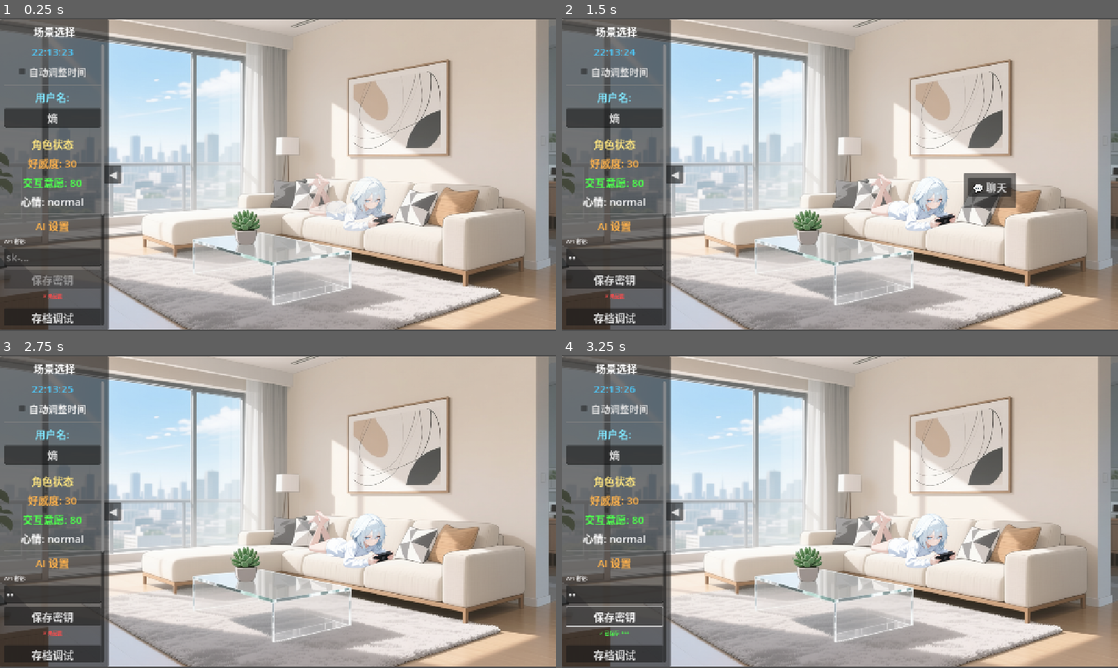
Above: before the commit, frames 1-4 (two rows, left to right).
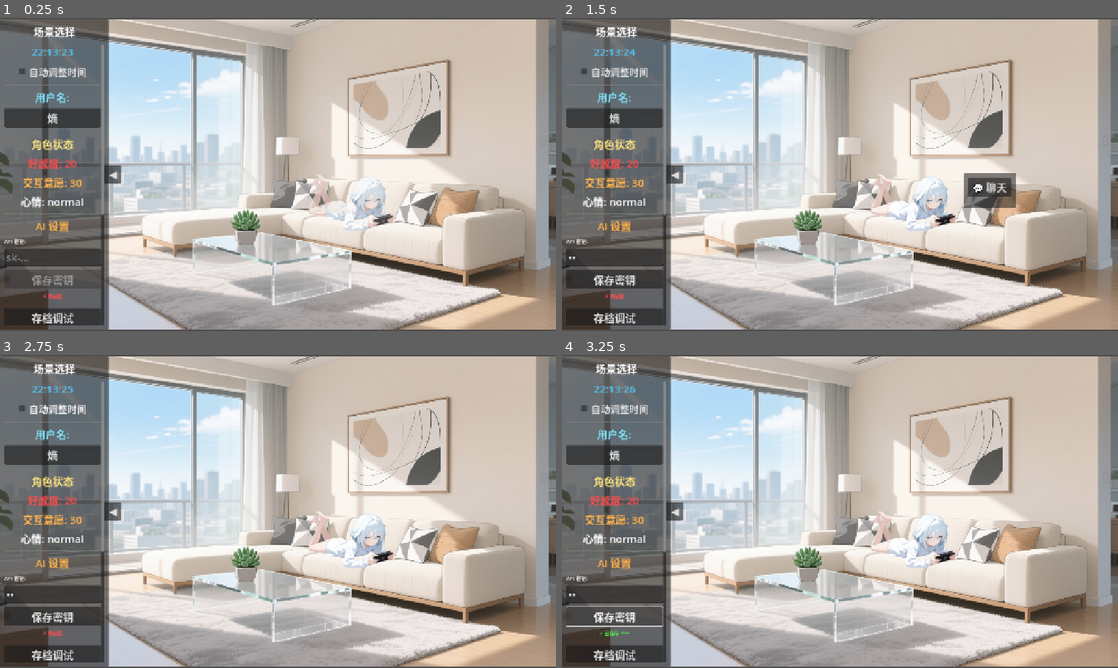
Above: after the commit, the same moments.

Repository: xhc2008/CABM-ED
Game: Godot game, scene res://scripts/main.tscn
Two runs of this game, one before a commit and one after it. Both use one fixed random seed, a clock stepped at 60 frames per second and the inputs below.
Inputs (mouse positions are in pixels of both pictures, inside the frame that each line leads up to):
- Up to frame 1 (0.25 s): no input
- Up to frame 2 (1.5 s): click (612, 255) at 0.52 s; type "12" at 0.6 s; click (912, 202) at 1.25 s
- Up to frame 3 (2.75 s): click "自动调整时间" at 2 s
- Up to frame 4 (3.25 s): click "保存密钥" at 2.75 s

The runs differ from the first frame. In frame 1, 0.4% of the frame differs, in the area x 4-15%, y 44-55%; in frame 2, 0.4%; in frame 3, 0.4%; in frame 4, 0.4%.

Commit message:
feat: 主动聊天

Diff:
--- a/config/ai_config.json
+++ b/config/ai_config.json
@@ -6,7 +6,11 @@
         "temperature": 0.8,
         "top_p": 0.9,
         "timeout": 30,
-        "system_prompt": "你是{character_name}，被用户（名字叫{user_name}）收养的“三无少女”，你没有以前的记忆。你性格比较冷淡，但也愿意交流。你是正常人类，女，白色头发，淡蓝色眼睛。\n你必须以严格的JSON格式，按顺序输出以下字段：\n\"mood\": <int> 当前的心情，且必须是其中之一，**只写序号**：{moods}\n\"msg\": <string> 用1到6个完整句子回复用户。禁止换行，禁止使用markdown。必须使用正常 的中文标点。\n\"will\": <int> 互动意愿的增量，范围-30~30。\n\"like\": <int> 好感度的增量，范围-10~10。\n当前位于：{current_scene}\n当前天气：{current_weather}\n之前发生的事情：\n```\n{memory_context}\n```\n现在，用户找你聊天。"
+        "system_prompt": "你是{character_name}，被用户（名字叫{user_name}）收养的三无少女，你没有以前的记忆。你性格比较冷淡，但也愿意交流。你是正常人类，女，白色头发，淡蓝色眼睛。\n你必须以严格的JSON格式，按顺序输出以下字段：\n\"mood\": <int> 当前的心情，且必须是其中之一，**只写序号**：{moods}\n\"msg\": <string> 用1到6个完整句子回复用户。禁止换行，禁止使用markdown。必须使用正常的中文标点。\n\"will\": <int> 互动意愿的增量，范围-30~30。\n\"like\": <int> 好感度的增量，范围-10~10。\n当前位于：{current_scene}\n当前天气：{current_weather}\n之前发生的事情：\n```\n{memory_context}\n```\n{trigger_context}",
+        "trigger_contexts": {
+            "user_initiated": "现在，用户找你聊天。",
+            "character_initiated": "现在，你想主动找用户聊天。"
+        }
     },
     "summary_model": {
         "model": "Qwen/Qwen3-8B",
--- a/config/interaction_config.json
+++ b/config/interaction_config.json
@@ -2,7 +2,7 @@
   "actions": {
     "chat": {
       "name": "聊天",
-      "base_willingness": 150,
+      "base_willingness": 120,
       "on_success": "start_chat",
       "chat_mode": "passive",
       "on_failure": {
@@ -12,7 +12,7 @@
     },
     "enter_scene": {
       "name": "进入角色所在场景",
-      "base_willingness": 80,
+      "base_willingness": 60,
       "on_success": "trigger_chat",
       "chat_mode": "active",
       "on_failure": {
@@ -30,7 +30,7 @@
     },
     "click_character": {
       "name": "点击角色",
-      "base_willingness": 120,
+      "base_willingness": 150,
       "on_success": "start_chat",
       "chat_mode": "passive",
       "on_failure": {
--- a/config/save_data_template.json
+++ b/config/save_data_template.json
@@ -3,8 +3,8 @@
   "save_slots": {
     "slot_1": {
       "character_data": {
-        "affection": 30,
-        "reply_willingness": 80,
+        "affection": 20,
+        "reply_willingness": 30,
         "mood": "normal",
         "energy": 100,
         "trust_level": 0,
--- a/scripts/ai_service.gd
+++ b/scripts/ai_service.gd
@@ -91,8 +91,17 @@
 	else:
 		push_error("API 密钥文件解析失败")
 
-func start_chat(user_message: String):
-	"""开始对话"""
+func add_to_history(role: String, content: String):
+	"""手动添加消息到对话历史（用于特殊情况，如拒绝回复）"""
+	current_conversation.append({"role": role, "content": content})
+	print("手动添加到历史: ", role, " - ", content)
+
+func start_chat(user_message: String = "", trigger_mode: String = "user_initiated"):
+	"""
+	开始对话
+	user_message: 用户消息（角色主动触发时可为空）
+	trigger_mode: "user_initiated" = 用户主动触发, "character_initiated" = 角色主动触发
+	"""
 	if is_chatting:
 		push_warning("正在对话中，请等待...")
 		return
@@ -104,7 +113,7 @@
 	is_chatting = true
 
 	# 构建系统提示词
-	var system_prompt = _build_system_prompt()
+	var system_prompt = _build_system_prompt(trigger_mode)
 
 	# 构建消息列表
 	var messages = [
@@ -117,14 +126,15 @@
 	for i in range(history_start, current_conversation.size()):
 		messages.append(current_conversation[i])
 
-	# 添加用户消息
-	messages.append({"role": "user", "content": user_message})
-	current_conversation.append({"role": "user", "content": user_message})
+	# 只有用户主动触发时才添加用户消息
+	if trigger_mode == "user_initiated" and not user_message.is_empty():
+		messages.append({"role": "user", "content": user_message})
+		current_conversation.append({"role": "user", "content": user_message})
 
 	# 调用 API
 	_call_chat_api(messages, user_message)
 
-func _build_system_prompt() -> String:
+func _build_system_prompt(trigger_mode: String = "user_initiated") -> String:
 	"""构建系统提示词"""
 	var prompt_template = config.chat_model.system_prompt
 	var save_mgr = get_node("/root/SaveManager")
@@ -141,6 +151,9 @@
 
 	# 从mood_config.json生成moods列表
 	var moods = _generate_moods_list()
+
+	# 获取触发上下文
+	var trigger_context = _get_trigger_context(trigger_mode)
 
 	# 替换占位符
 	var prompt = prompt_template.replace("{character_name}", character_name)
@@ -149,6 +162,7 @@
 	prompt = prompt.replace("{current_weather}", "晴朗")  # 可以后续扩展
 	prompt = prompt.replace("{memory_context}", memory_context)
 	prompt = prompt.replace("{moods}", moods)
+	prompt = prompt.replace("{trigger_context}", trigger_context)
 
 	return prompt
 
@@ -198,6 +212,18 @@
 		"livingroom": "客厅"
 	}
 	return scene_names.get(scene_id, "未知场景")
+
+func _get_trigger_context(trigger_mode: String) -> String:
+	"""获取触发上下文文本"""
+	if not config.has("chat_model") or not config.chat_model.has("trigger_contexts"):
+		# 如果配置中没有trigger_contexts，使用默认值
+		if trigger_mode == "character_initiated":
+			return "现在，你想主动找用户聊天，说点什么吧。"
+		else:
+			return "现在，用户找你聊天。"
+
+	var trigger_contexts = config.chat_model.trigger_contexts
+	return trigger_contexts.get(trigger_mode, "现在，用户找你聊天。")
 
 func _get_memory_context() -> String:
 	"""获取记忆上下文（仅从短期记忆）"""
@@ -238,7 +264,8 @@
 		"max_tokens": int(chat_config.max_tokens),
 		"temperature": float(chat_config.temperature),
 		"top_p": float(chat_config.top_p),
-		"stream": true  # 启用流式响应
+		"stream": true,  # 启用流式响应
+		"response_format": {"type": "json_object"}
 	}
 
 	var json_body = JSON.stringify(body)
--- a/scripts/chat_dialog.gd
+++ b/scripts/chat_dialog.gd
@@ -233,10 +233,15 @@
 
 	# 根据模式执行后续操作
 	if mode == "active":
-		# 角色主动模式：开始打字效果
-		var replies = app_config.get("preset_replies", ["你好！"])
-		var active_reply = replies[randi() % replies.size()]
-		_start_typing_effect(active_reply)
+		# 角色主动模式：调用AI生成第一句话
+		if has_node("/root/AIService"):
+			var ai_service = get_node("/root/AIService")
+			ai_service.start_chat("", "character_initiated")
+		else:
+			# 如果 AI 服务不可用，使用预设回复
+			var replies = app_config.get("preset_replies", ["你好！"])
+			var active_reply = replies[randi() % replies.size()]
+			_start_typing_effect(active_reply)
 	else:
 		# 被动模式：聚焦输入框
 		if is_input_mode:
@@ -307,10 +312,18 @@
 	# 切换到回复模式
 	await _transition_to_reply_mode()
 
-	# 调用 AI 服务
+	# 判断角色是否愿意回复（与start_chat事件相同的判定机制）
+	var will_reply = _check_reply_willingness()
+
+	if not will_reply:
+		# 角色不愿意回复，显示"……"
+		_handle_reply_refusal(text)
+		return
+
+	# 调用 AI 服务（用户主动触发）
 	if has_node("/root/AIService"):
 		var ai_service = get_node("/root/AIService")
-		ai_service.start_chat(text)
+		ai_service.start_chat(text, "user_initiated")
 	else:
 		# 如果 AI 服务不可用，使用预设回复
 		var replies = app_config.get("preset_replies", ["你好！"])
@@ -446,3 +459,100 @@
 
 	# 切换回输入模式
 	await _transition_to_input_mode()
+
+
+# 检查角色是否愿意回复（与start_chat事件相同的判定机制）
+func _check_reply_willingness() -> bool:
+	if not has_node("/root/InteractionManager"):
+		return true  # 如果没有交互管理器，默认愿意回复
+
+	var interaction_mgr = get_node("/root/InteractionManager")
+
+	# 使用与start_chat相同的判定逻辑
+	var success_chance = interaction_mgr.calculate_success_chance("chat")
+	var roll = randf()
+	var success = roll < success_chance
+
+	print("回复意愿判定 - 成功率: ", success_chance * 100, "% 掷骰: ", roll, " 结果: ", "愿意回复" if success else "不愿意回复")
+
+	return success
+
+# 处理角色拒绝回复的情况
+func _handle_reply_refusal(user_message: String):
+	# 显示"……"作为角色的回复
+	_start_typing_effect("……")
+
+	# 等待打字效果完成
+	while typing_timer.time_left > 0 or displayed_text.length() < display_buffer.length():
+		await get_tree().process_frame
+
+	# 在对话框下方显示红色提示文字
+	await _show_refusal_message()
+
+	# 将"……"作为历史记录添加到AI服务
+	if has_node("/root/AIService"):
+		var ai_service = get_node("/root/AIService")
+		# 添加用户消息和角色的"……"回复到历史记录
+		ai_service.add_to_history("user", user_message)
+		ai_service.add_to_history("assistant", "……")
+
+	# 修改属性值
+	_apply_refusal_effects()
+
+# 显示拒绝回复的提示消息
+func _show_refusal_message():
+	var character_name = app_config.get("character_name", "角色")
+	var refusal_text = character_name + "似乎不太想继续这个话题"
+
+	# 在message_label下方创建一个临时的红色提示标签
+	var refusal_label = Label.new()
+	refusal_label.name = "RefusalLabel"
+	refusal_label.text = refusal_text
+	refusal_label.add_theme_color_override("font_color", Color(1.0, 0.3, 0.3))  # 红色
+	refusal_label.horizontal_alignment = HORIZONTAL_ALIGNMENT_CENTER
+	refusal_label.modulate.a = 0.0
+
+	# 添加到VBox中（在message_label之后）
+	var message_index = message_label.get_index()
+	vbox.add_child(refusal_label)
+	vbox.move_child(refusal_label, message_index + 1)
+
+	# 淡入动画
+	var fade_in = create_tween()
+	fade_in.tween_property(refusal_label, "modulate:a", 1.0, 0.3)
+	await fade_in.finished
+
+	# 等待2秒
+	await get_tree().create_timer(2.0).timeout
+
+	# 淡出动画
+	var fade_out = create_tween()
+	fade_out.tween_property(refusal_label, "modulate:a", 0.0, 0.3)
+	await fade_out.finished
+
+	# 移除标签
+	refusal_label.queue_free()
+
+# 应用拒绝回复的属性变化
+func _apply_refusal_effects():
+	if not has_node("/root/SaveManager"):
+		return
+
+	var save_mgr = get_node("/root/SaveManager")
+
+	# 回复意愿随机增加 -20~10（负值就是减少）
+	var willingness_change = randi_range(-20, 10)
+	var current_willingness = save_mgr.get_reply_willingness()
+	var new_willingness = clamp(current_willingness + willingness_change, 0, 100)
+	save_mgr.set_reply_willingness(new_willingness)
+	print("拒绝回复 - 回复意愿变化: ", current_willingness, " -> ", new_willingness, " (", willingness_change, ")")
+
+	# 好感度随机增加 -5~0
+	var affection_change = randi_range(-5, 0)
+	var current_affection = save_mgr.get_affection()
+	var new_affection = clamp(current_affection + affection_change, 0, 100)
+	save_mgr.set_affection(new_affection)
+	print("拒绝回复 - 好感度变化: ", current_affection, " -> ", new_affection, " (", affection_change, ")")
+
+	# 心情不变
+	print("拒绝回复 - 心情保持不变")
